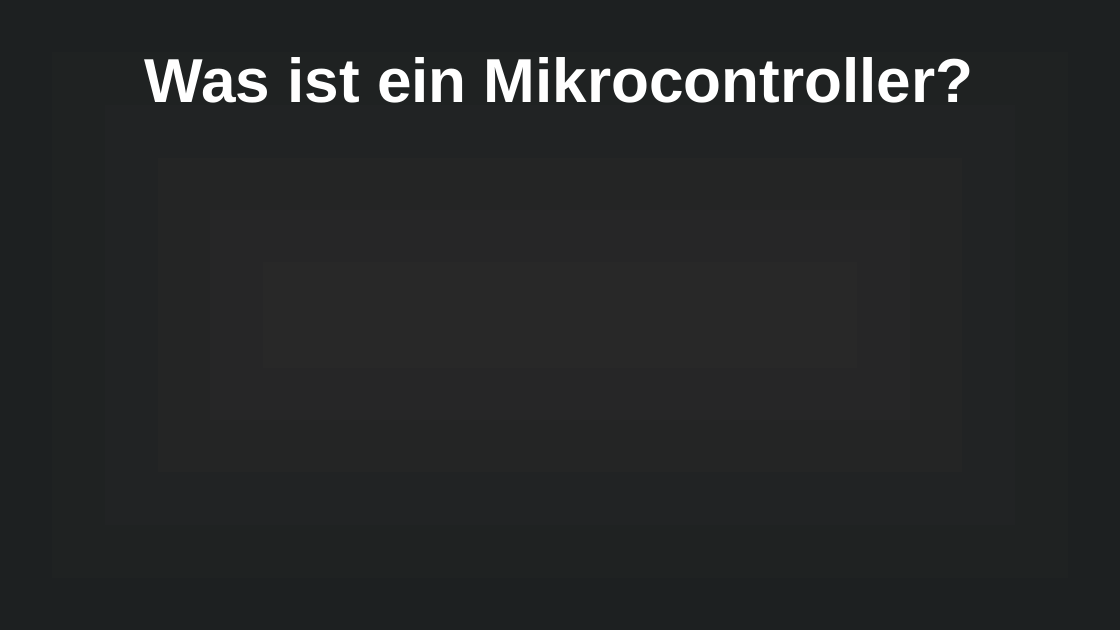
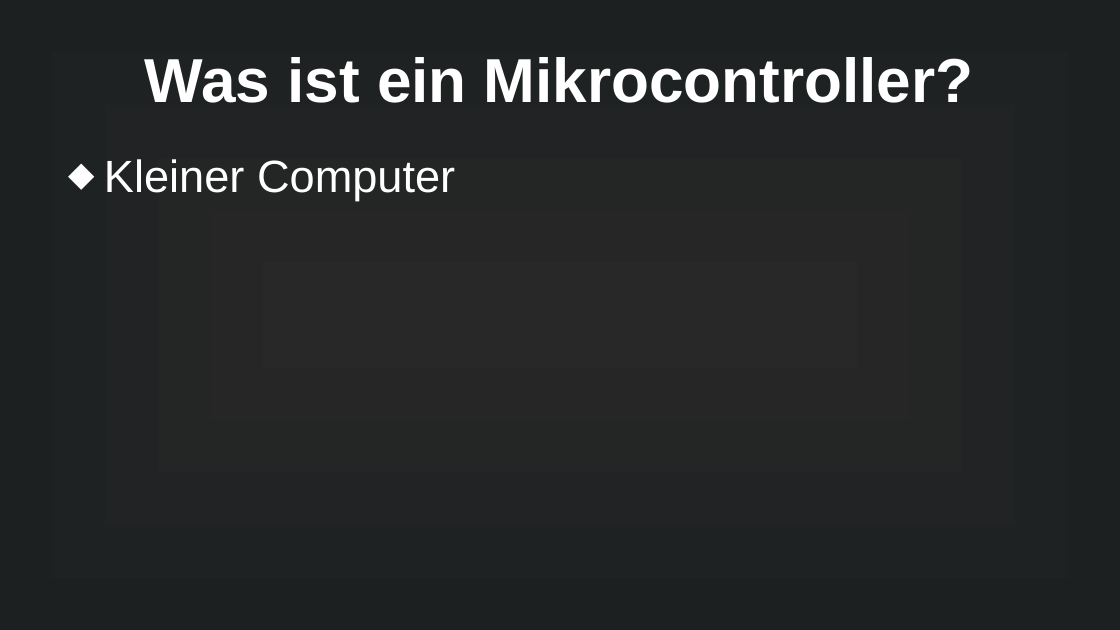
Before and after one commit to MuffinKran24/IMP_GFS, a slide deck: slide 3 of Microcontroller_GFS.odp. Drawn at 1120x630 pixels with LibreOffice and Linux fonts; fonts in the diff are those of the drawing. Boxes give left, top, right and bottom in pixels: in the first picture for what was removed or moved away, otherwise in the second. Text is boxed around its words. In the diff, an @@ line names an element or a change of style, - is before the commit and + after.

Commit message:
präsentation

```diff
--- a/Microcontroller_GFS.odp
+++ b/Microcontroller_GFS.odp
@@ text added at bbox=[104, 159, 455, 201], 32 pt, text #FFFFFF @@
+⬥ Kleiner Computer
```
Also in this commit, not shown: 3 slides added, 2 slides removed, 14 other files.
